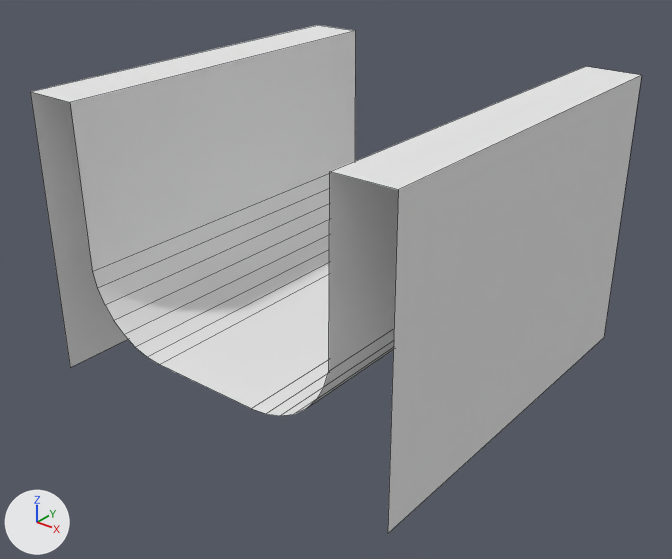
The Blender file BlenderAssets/MazeParts.blend as it was, and as the next commit left it.
Rendered twice from a 50 mm lens placed at (9.18, -11.74, 8.7), pointed at (0.12, -0.41, 1.68). Lighting does not change. The marker at lower left points along +X, +Y and +Z. Mesh edges are drawn as thin lines. The same objects are shown in both versions, whatever each file hides.

Names of what the first picture shows: 'Straight'.
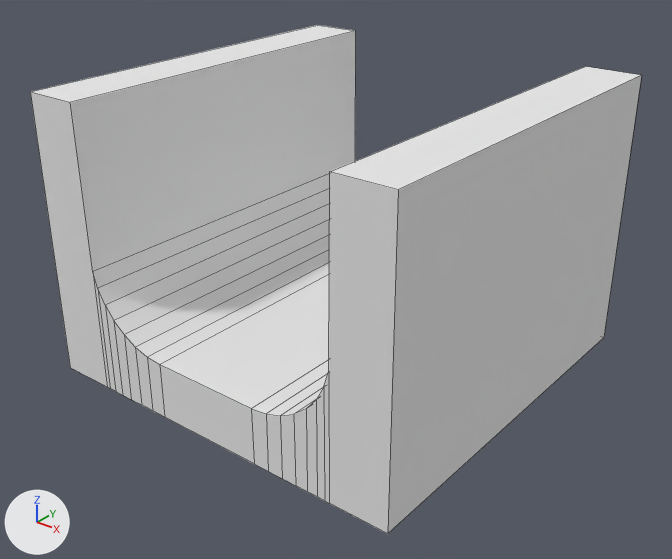
The change in detail:
me_straightmesh is used by ob_straight; location (0.0, 0.0, 0.0).
me_straightmesh had 44 vertices, 21 faces and spanned x -3.5..3.5, y -3.5..3.5, z 0.0..5.0.
me_straightmesh now has 76 vertices, 55 faces and spans x -3.5..3.5, y -3.5..3.5, z 0.0..5.0.
Part 1, on me_straightmesh:
32 vertices are added at x -2.47..2.47, y -3.5..3.5, z 0.0.
34 new faces join them.

What differs and where, as boxes (x1, y1, x2, y2) in the pictures (672 x 559 px):
'Straight', reshaped: before (30, 25, 642, 533); after (30, 25, 642, 534)
part 1 of me_straightmesh, added: after (30, 92, 398, 534)
